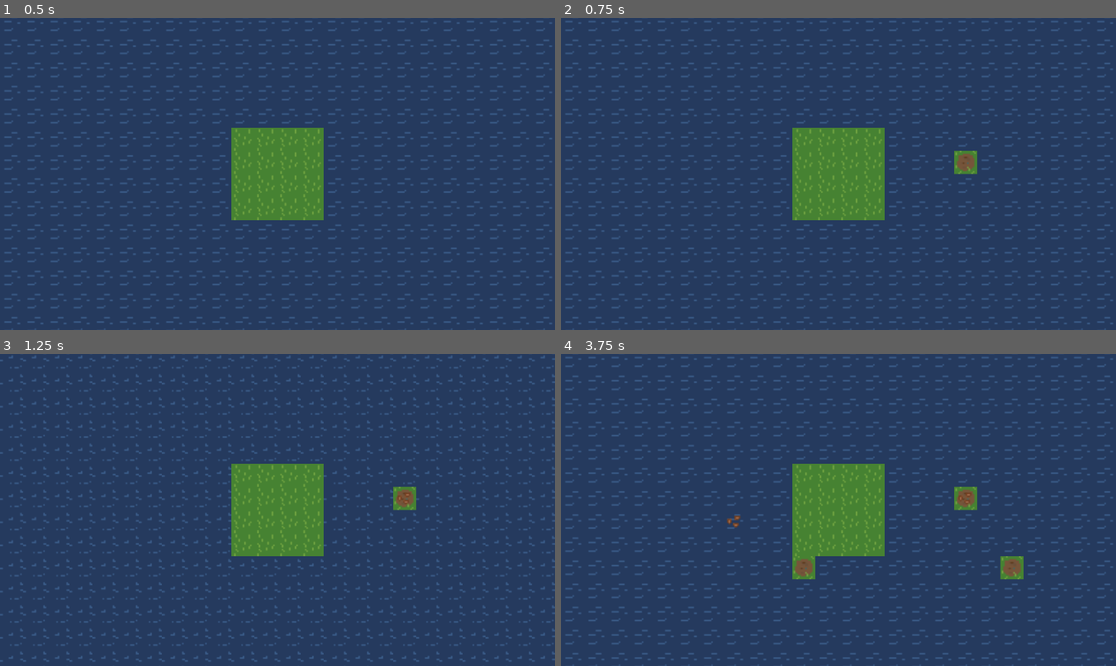
Above: before the commit, frames 1-4 (two rows, left to right).
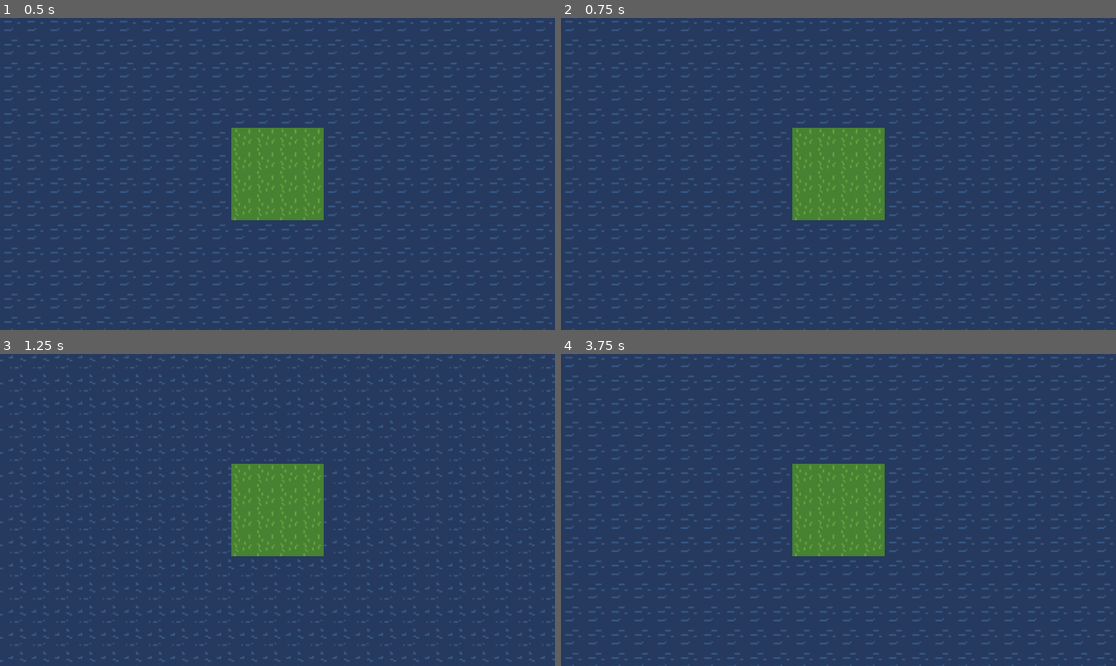
Above: after the commit, the same moments.

Repository: Igri-Marmalad/ludum-dare-54
Game: Godot game, scene res://tilemap_scene.tscn
Two runs of this game, one before a commit and one after it. Both use one fixed random seed, a clock stepped at 60 frames per second and the inputs below.
Inputs (mouse positions are in pixels of both pictures, inside the frame that each line leads up to):
- Up to frame 1 (0.5 s): no input
- Up to frame 2 (0.75 s): tap Enter at 0.5 s; move the mouse to (960, 158) at 0.52 s; click (960, 158) at 0.6 s
- Up to frame 3 (1.25 s): right-click (399, 494) at 0.8 s
- Up to frame 4 (3.75 s): tap Space at 1.25, 2.75 s; move the mouse to (727, 525) at 1.27 s; right-click (727, 525) at 1.35 s; tap 1 (toggle_hoe, bound only after the commit) at 1.55, 2.1 s; tap Enter at 2, 3.5 s; move the mouse to (894, 441) at 2.02 s; tap 2 (toggle_plant, bound only after the commit) at 2.3, 2.85 s; move the mouse to (810, 572) at 2.77 s; click (810, 572) at 3.05 s; move the mouse to (1005, 556) at 3.52 s; click (1005, 556) at 3.6 s

Frame 1 is identical in both runs. In frame 2, 0.3% of the frame differs, in the area x 70-75%, y 42-51%; in frame 3, 0.3%; in frame 4, 1.0%, in the area x 29-84%, y 42-73%.

Commit message:
Added custom layers and planting/tilling constrants

Diff:
--- a/Ludum Dare 54/project.godot
+++ b/Ludum Dare 54/project.godot
@@ -31,6 +31,16 @@
 "events": [Object(InputEventMouseButton,"resource_local_to_scene":false,"resource_name":"","device":-1,"window_id":0,"a …(253 unchanged characters)…
 ]
 }
+toggle_hoe={
+"deadzone": 0.5,
+"events": [Object(InputEventKey,"resource_local_to_scene":false,"resource_name":"","device":-1,"window_id":0,"alt_pressed":false,"shift_pressed":false,"ctrl_pressed":false,"meta_pressed":false,"pressed":false,"keycode":0,"physical_keycode":49,"key_label":0,"unicode":49,"echo":false,"script":null)
+]
+}
+toggle_plant={
+"deadzone": 0.5,
+"events": [Object(InputEventKey,"resource_local_to_scene":false,"resource_name":"","device":-1,"window_id":0,"alt_pressed":false,"shift_pressed":false,"ctrl_pressed":false,"meta_pressed":false,"pressed":false,"keycode":0,"physical_keycode":50,"key_label":0,"unicode":50,"echo":false,"script":null)
+]
+}
 
 [rendering]
 
--- a/Ludum Dare 54/tilemap_scene.tscn
+++ b/Ludum Dare 54/tilemap_scene.tscn
@@ -30,6 +30,7 @@
 8:1/0 = 0
 9:1/0 = 0
 10:1/0 = 0
+10:1/0/custom_data_0 = true
 11:1/0 = 0
 0:2/0 = 0
 1:2/0 = 0
@@ -44,6 +45,7 @@
 10:2/0 = 0
 11:2/0 = 0
 0:3/0 = 0
+0:3/0/custom_data_1 = true
 1:3/0 = 0
 2:3/0 = 0
 3:3/0 = 0
@@ -261,6 +263,10 @@
 3:0/0 = 0
 
 [sub_resource type="TileSet" id="TileSet_vfqtm"]
+custom_data_layer_0/name = "can_till"
+custom_data_layer_0/type = 1
+custom_data_layer_1/name = "can_plant"
+custom_data_layer_1/type = 1
 sources/0 = SubResource("TileSetAtlasSource_bhyxk")
 sources/1 = SubResource("TileSetAtlasSource_rs1ud")
 sources/2 = SubResource("TileSetAtlasSource_ebt8x")
--- a/Ludum Dare 54/world.gd
+++ b/Ludum Dare 54/world.gd
@@ -2,8 +2,21 @@
 
 @onready var tile_map : TileMap = $TileMap
 
+#id of the tilemap layer
 var ground_layer = 1
 var plant_layer = 2
+
+#Id of the tileset
+var ground_set_source = 0
+var plant_set_source = 2
+
+#custom_layers
+var can_till = "can_till"
+var can_plant = "can_plant"
+
+enum FARMING_MODES {TILL, PLANT}
+
+var farming_mode = FARMING_MODES.TILL
 
 
 # Called when the node enters the scene tree for the first time.
@@ -17,21 +30,28 @@
 
 
 func _input(event):
-	#Hoeing ground
+	#Set mode
+	if Input.is_action_just_pressed("toggle_hoe"):
+		farming_mode = FARMING_MODES.TILL
+	if Input.is_action_just_pressed("toggle_plant"):
+		farming_mode = FARMING_MODES.PLANT
+
+
 	if Input.is_action_just_pressed("left_click"):
 		var mouse_pos = get_global_mouse_position()
 		var tile_mouse_pos = tile_map.local_to_map(mouse_pos)
+		#Hoeing ground
+		if farming_mode == FARMING_MODES.TILL && retrieve_custom_data(tile_mouse_pos, can_till, ground_layer):
+			var atlas_cord = Vector2i(0, 3) #the id of the tile we want to place
+			tile_map.set_cell(ground_layer, tile_mouse_pos, ground_set_source, atlas_cord)
+		if farming_mode == FARMING_MODES.PLANT && retrieve_custom_data(tile_mouse_pos, can_plant, ground_layer):
+			var atlas_cord = Vector2i(0, 0) #the id of the tile we want to place
+			tile_map.set_cell(plant_layer, tile_mouse_pos, plant_set_source, atlas_cord)
 
-		var source_id = 0 #the id of the tileset
-		var atlas_cord = Vector2i(0, 3) #the id of the tile we want to place
 
-		tile_map.set_cell(ground_layer, tile_mouse_pos, source_id, atlas_cord)
-	#Planting crops
-	if Input.is_action_just_pressed("right_click"):
-		var mouse_pos = get_global_mouse_position()
-		var tile_mouse_pos = tile_map.local_to_map(mouse_pos)
-
-		var source_id = 2 #the id of the tileset
-		var atlas_cord = Vector2i(0, 0) #the id of the tile we want to place
-
-		tile_map.set_cell(plant_layer, tile_mouse_pos, source_id, atlas_cord)
+func retrieve_custom_data(tile_mouse_pos, custom_data_layer, layer):
+	var tile_data : TileData = tile_map.get_cell_tile_data(layer, tile_mouse_pos)
+	if tile_data:
+		return tile_data.get_custom_data(custom_data_layer)
+	else:
+		return false
